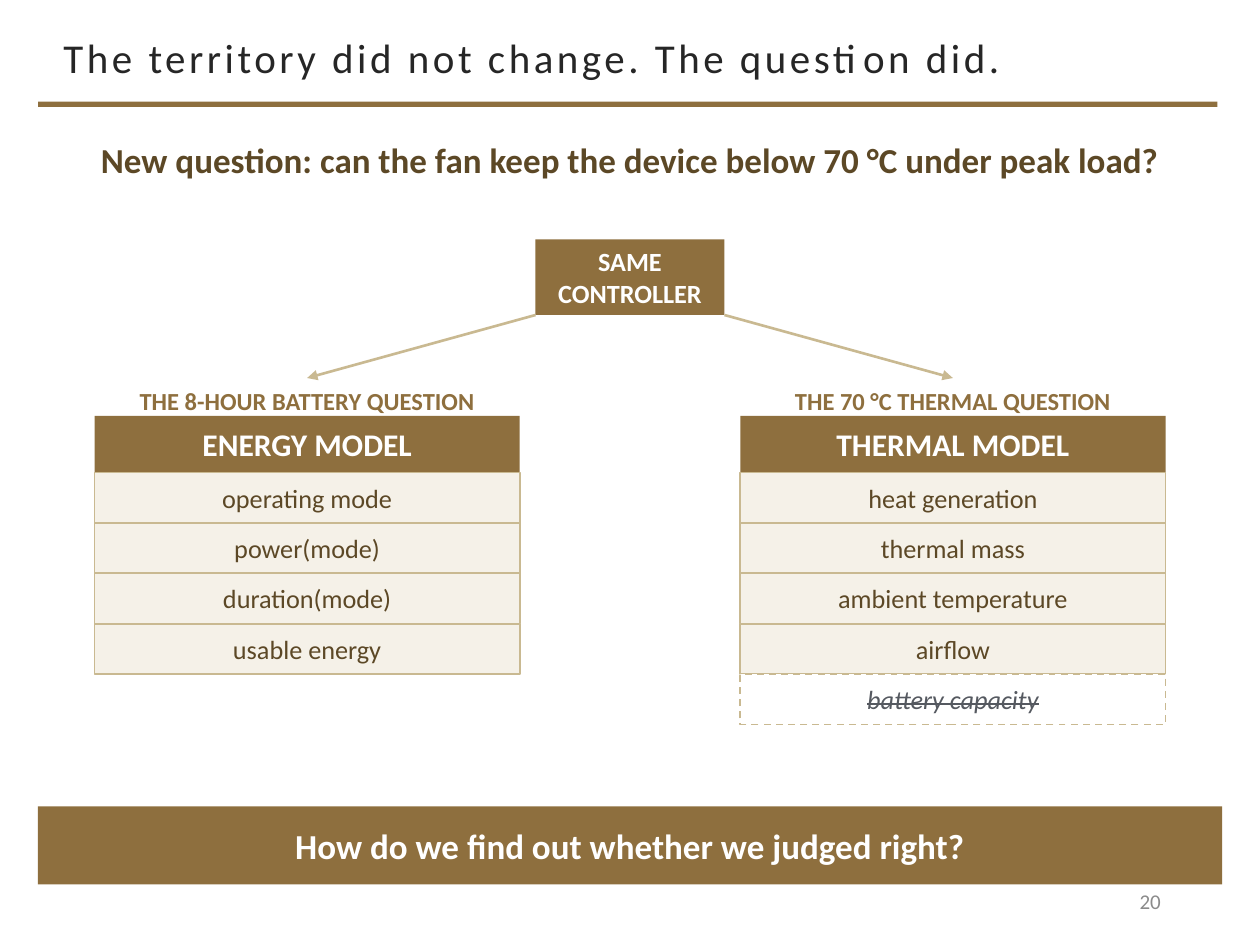
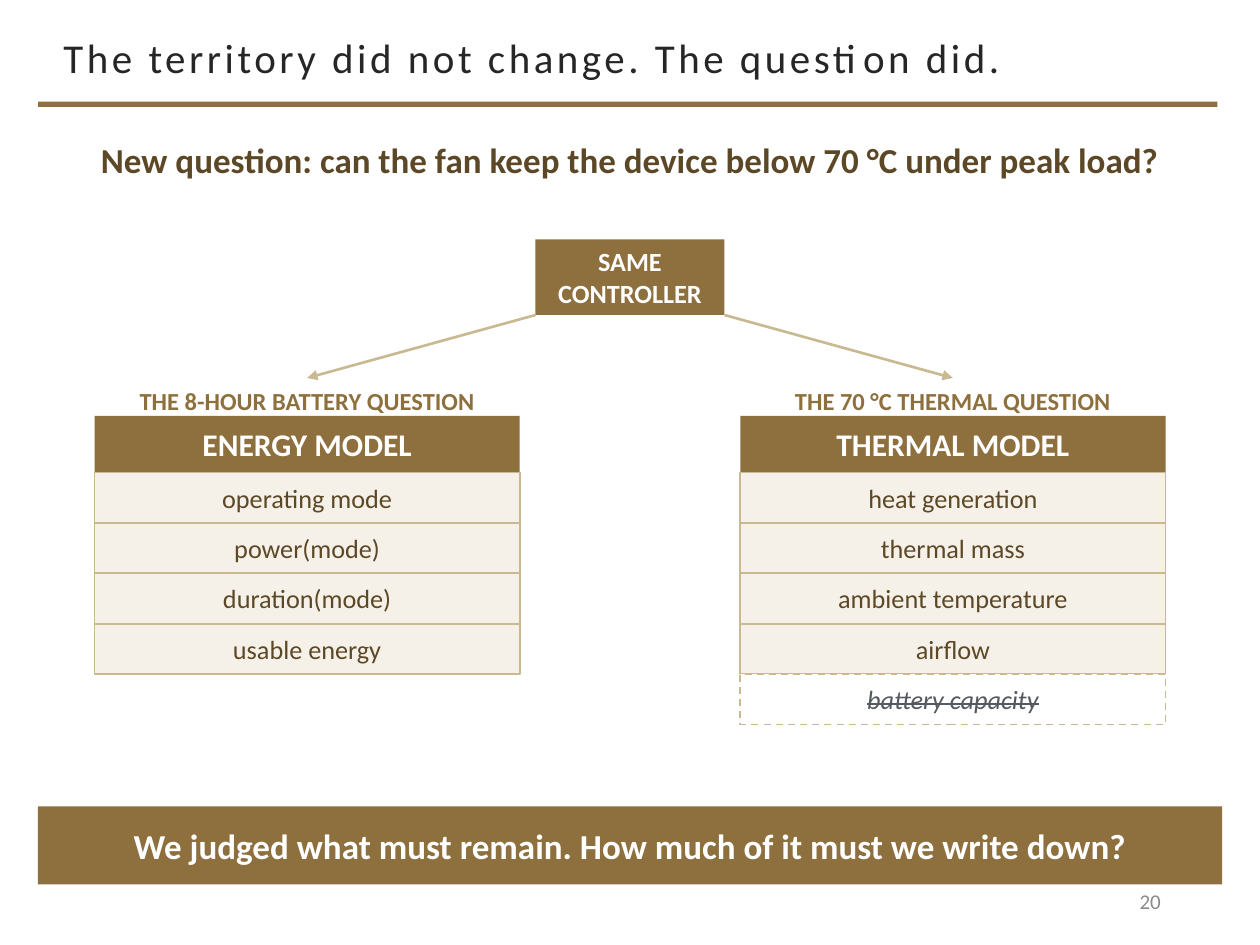
Before and after one commit to davisjam/model-based-agentic-software-engineering, a slide deck: slide 20 of course/lectures/act-2-delegation-and-control/02-modeling/2-2-Modeling-1-Purposeful-Reduction.pptx. Drawn at 1260x945 pixels with LibreOffice and Linux fonts; fonts in the diff are those of the drawing; background and template pictures are left out. Boxes give left, top, right and bottom in pixels: in the first picture for what was removed or moved away, otherwise in the second. Text is boxed around its words. In the diff, an @@ line names an element or a change of style, - is before the commit and + after.

```diff
--- a/course/lectures/act-2-delegation-and-control/02-modeling/2-2-Modeling-1-Purposeful-Reduction.pptx
+++ b/course/lectures/act-2-delegation-and-control/02-modeling/2-2-Modeling-1-Purposeful-Reduction.pptx
@@ text in rectangle at <box>134,834,1126,865</box>: text changed @@
-How do we find out whether we judged right?
+We judged what must remain. How much of it must we write down?
```
Also in this commit, not shown: 2 other slides changed, 1 slide removed.
